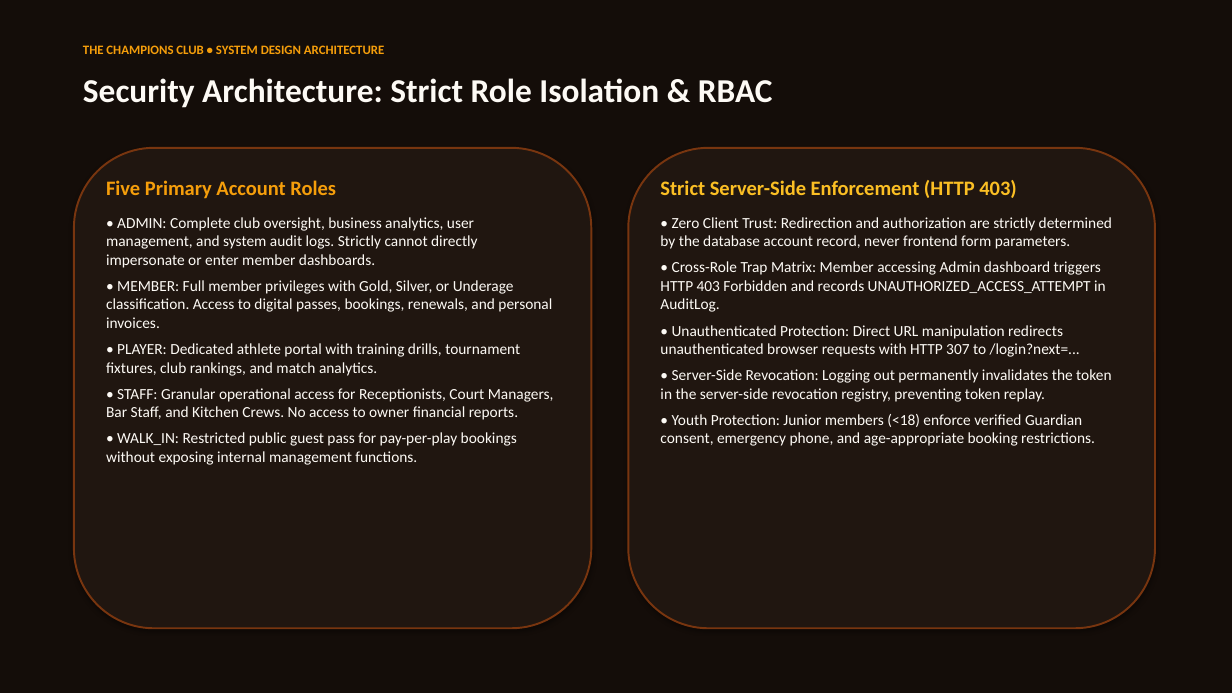
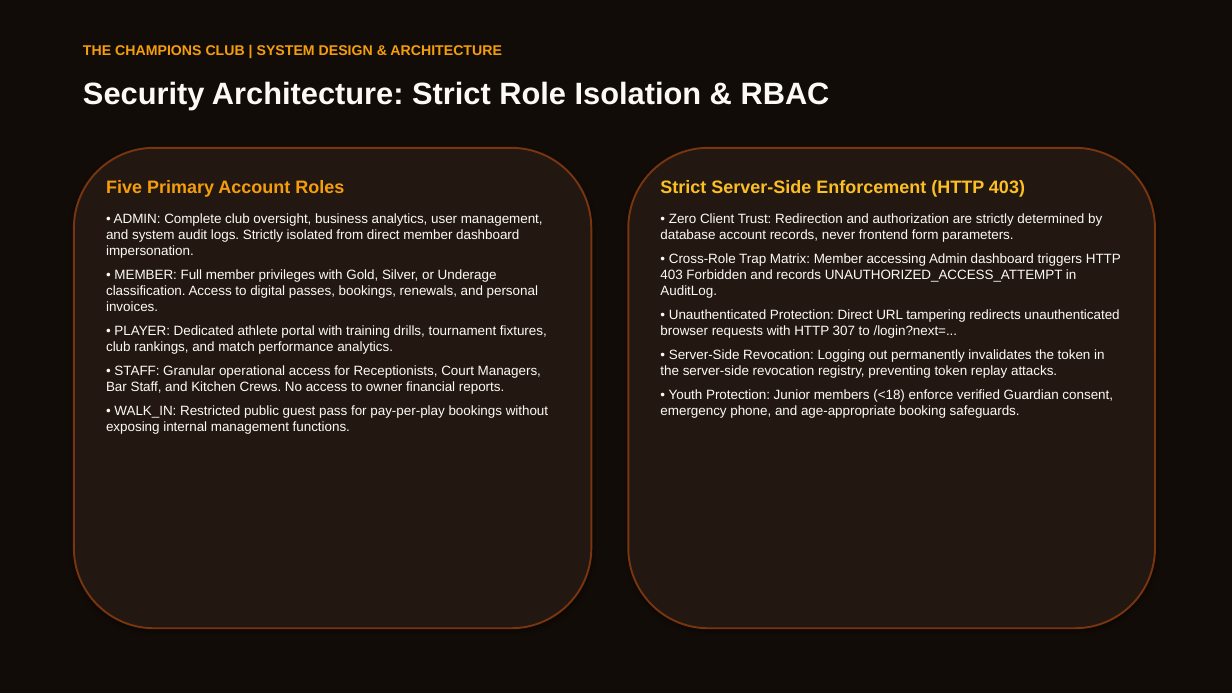
Before and after one commit to manas0306-ops/Sports-Club-Management, a slide deck: slide 4 of Champions_Club_System_Design.pptx. Drawn at 1232x693 pixels with LibreOffice and Linux fonts; fonts in the diff are those of the drawing. Boxes give left, top, right and bottom in pixels: in the first picture for what was removed or moved away, otherwise in the second. Text is boxed around its words. In the diff, an @@ line names an element or a change of style, - is before the commit and + after.

Commit message:
feat(presentation): deliver bulletproof system design PPTX and interactive warm ambient glassmorphic presentation viewer

```diff
--- a/Champions_Club_System_Design.pptx
+++ b/Champions_Club_System_Design.pptx
@@ background #140D09 to #FFFFFF @@
@@ rectangle added at [0, 0, 1232, 693], fill #120C08 @@
@@ text at [83, 45, 502, 55]: text changed; size 10 to 11 pt; font Calibri to Arial @@
-THE CHAMPIONS CLUB • SYSTEM DESIGN ARCHITECTURE
+THE CHAMPIONS CLUB | SYSTEM DESIGN & ARCHITECTURE
@@ text "Security Architecture: Strict Role Isolation ..." at [83, 81, 830, 110]: size 26 to 24 pt, font Calibri to Arial @@
@@ rounded rectangle at [74, 148, 592, 628]: fill #201610 to #221711 @@
@@ rounded rectangle at [628, 148, 1155, 628]: fill #201610 to #221711 @@
@@ text at [106, 180, 548, 434]: size 16 to 14 pt in "Five Primary Account Roles"; font Calibri to Arial in "Five Primary Account Roles", "• MEMBER: Full member privileges with Gold, ...", "• STAFF: Granular operational access for Receptionists, ...", "• WALK_IN: Restricted public guest pass for ..."; size 12 to 10.5 pt in "• MEMBER: Full member privileges with Gold, ...", "• STAFF: Granular operational access for Receptionists, ...", "• WALK_IN: Restricted public guest pass for ..." @@
@@ text at [660, 180, 1121, 298]: size 16 to 14 pt in "Strict Server-Side Enforcement (HTTP 403)"; font Calibri to Arial in "Strict Server-Side Enforcement (HTTP 403)", "• Cross-Role Trap Matrix: Member accessing Admin ..."; size 12 to 10.5 pt in "• Cross-Role Trap Matrix: Member accessing Admin ..." @@
@@ text at [106, 213, 543, 258]: text changed; size 12 to 10.5 pt; font Calibri to Arial @@
-• ADMIN: Complete club oversight, business analytics, user management, and system audit logs. Strictly cannot directly impersonate or enter member dashboards.
+• ADMIN: Complete club oversight, business analytics, user management, and system audit logs. Strictly isolated from direct member dashboard impersonation.
@@ text at [660, 213, 1102, 242]: text changed; size 12 to 10.5 pt; font Calibri to Arial @@
-• Zero Client Trust: Redirection and authorization are strictly determined by the database account record, never frontend form parameters.
+• Zero Client Trust: Redirection and authorization are strictly determined by database account records, never frontend form parameters.
@@ text at [106, 325, 547, 354]: text changed; size 12 to 10.5 pt; font Calibri to Arial @@
-• PLAYER: Dedicated athlete portal with training drills, tournament fixtures, club rankings, and match analytics.
+• PLAYER: Dedicated athlete portal with training drills, tournament fixtures, club rankings, and match performance analytics.
@@ text at [660, 309, 1119, 418]: text changed; size 12 to 10.5 pt; font Calibri to Arial @@
-• Unauthenticated Protection: Direct URL manipulation redirects unauthenticated browser requests with HTTP 307 to /login?next=...
-• Server-Side Revocation: Logging out permanently invalidates the token in the server-side revocation registry, preventing token replay.
-• Youth Protection: Junior members (<18) enforce verified Guardian consent, emergency phone, and age-appropriate booking restrictions.
+• Unauthenticated Protection: Direct URL tampering redirects unauthenticated browser requests with HTTP 307 to /login?next=...
+• Server-Side Revocation: Logging out permanently invalidates the token in the server-side revocation registry, preventing token replay attacks.
+• Youth Protection: Junior members (<18) enforce verified Guardian consent, emergency phone, and age-appropriate booking safeguards.
```
Also in this commit, not shown: 11 other slides changed, 4 other files.
